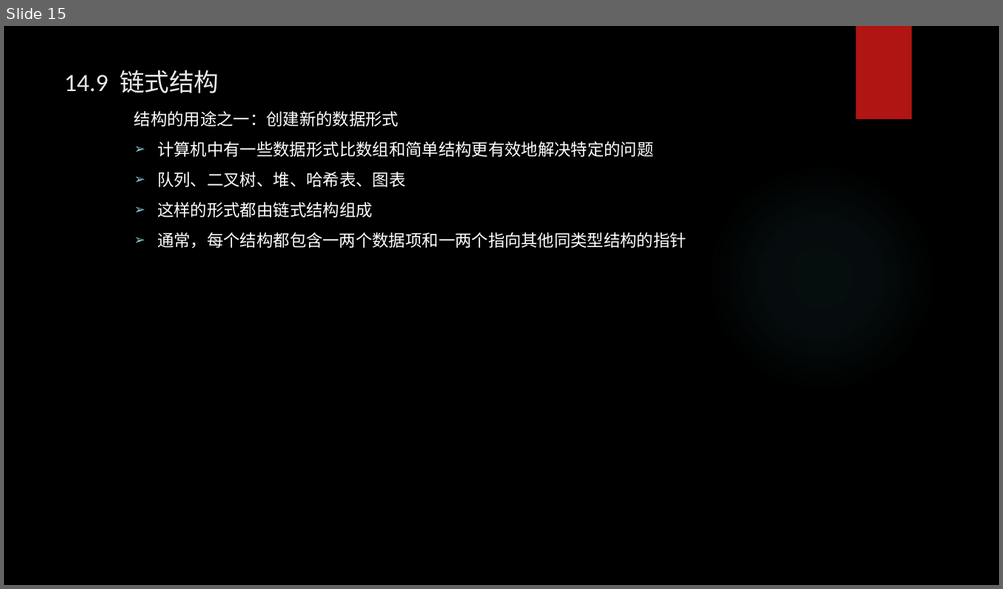
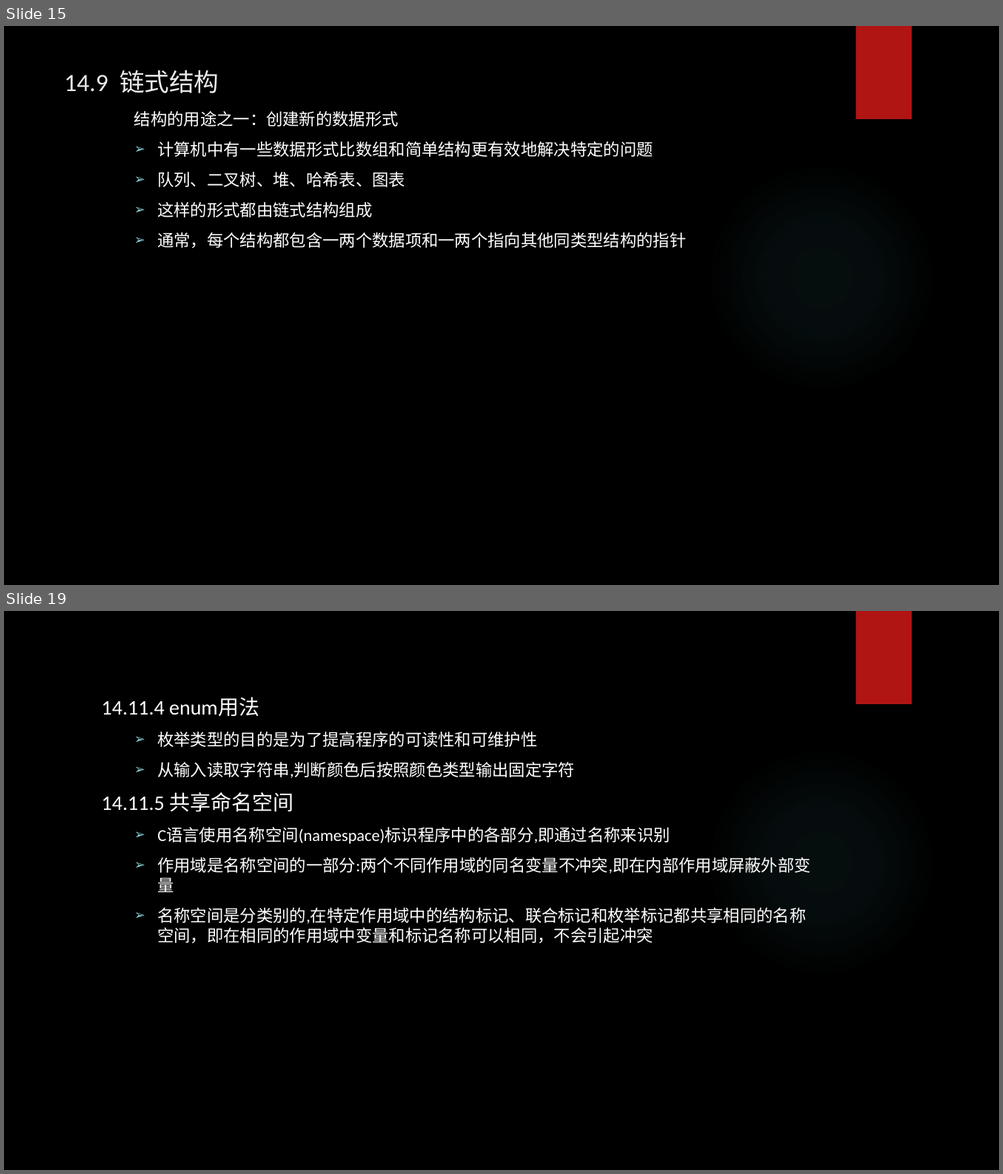
Before and after one commit to tsyin/c_ppt-code, a slide deck: PPT/14 结构和其他数据形式.pptx. Shown one above the other, each under a label of ours: slide 15 before the commit, slides 15 and 19 after it; the slides between them are not shown. The pictures are 1003x589 and 1003x1174 pixels, drawn with LibreOffice and Linux fonts; fonts in the diff are those of the drawing; background and template pictures are left out. Boxes give left, top, right and bottom in pixels: in the first picture for what was removed or moved away, otherwise in the second. Text is boxed around its words. In the diff, an @@ line names an element or a change of style, - is before the commit and + after.

```diff
--- a/PPT/14 结构和其他数据形式.pptx
+++ b/PPT/14 结构和其他数据形式.pptx
@@ slide 19 added at (4, 611, 999, 1170), background picture (left out); not listed: 2 template elements that a slide beside it also shows @@
@@ text added at (102, 698, 811, 944), 16 pt, text #FFFFFF @@
+14.11.4 enum用法
+  ➢ 枚举类型的目的是为了提高程序的可读性和可维护性
+  ➢ 从输入读取字符串,判断颜色后按照颜色类型输出固定字符
+14.11.5 共享命名空间
+  ➢ C语言使用名称空间(namespace)标识程序中的各部分,即通过名称来识别
+  ➢ 作用域是名称空间的一部分:两个不同作用域的同名变量不冲突,即在内部作用域屏蔽外部变量
+  ➢ 名称空间是分类别的,在特定作用域中的结构标记、联合标记和枚举标记都共享相同的名称空间，即在相同的作用域中变量和标记名称可以相同，不会引起冲突
```
Also in this commit, not shown: 1 slide changed, 4 other slides added.
